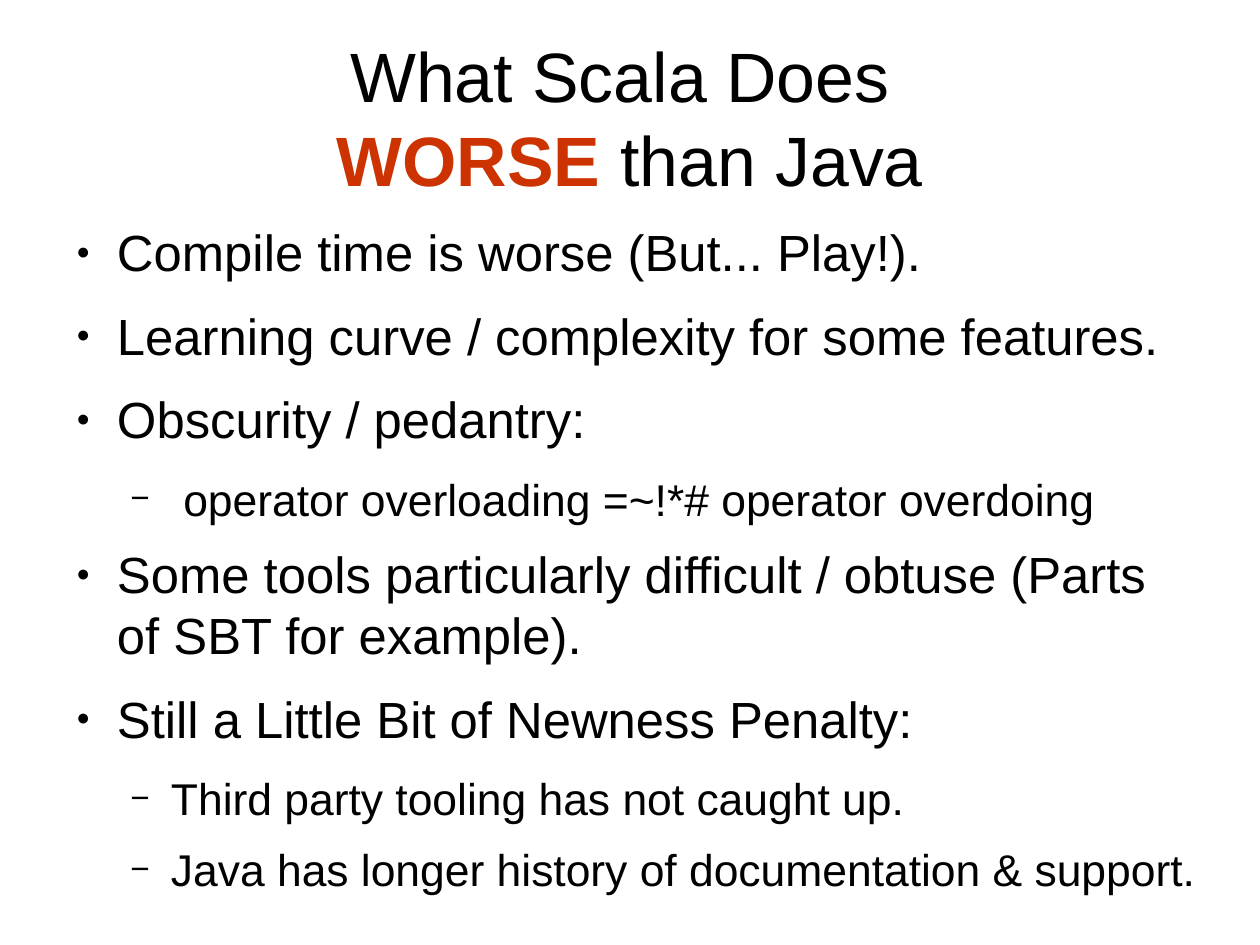
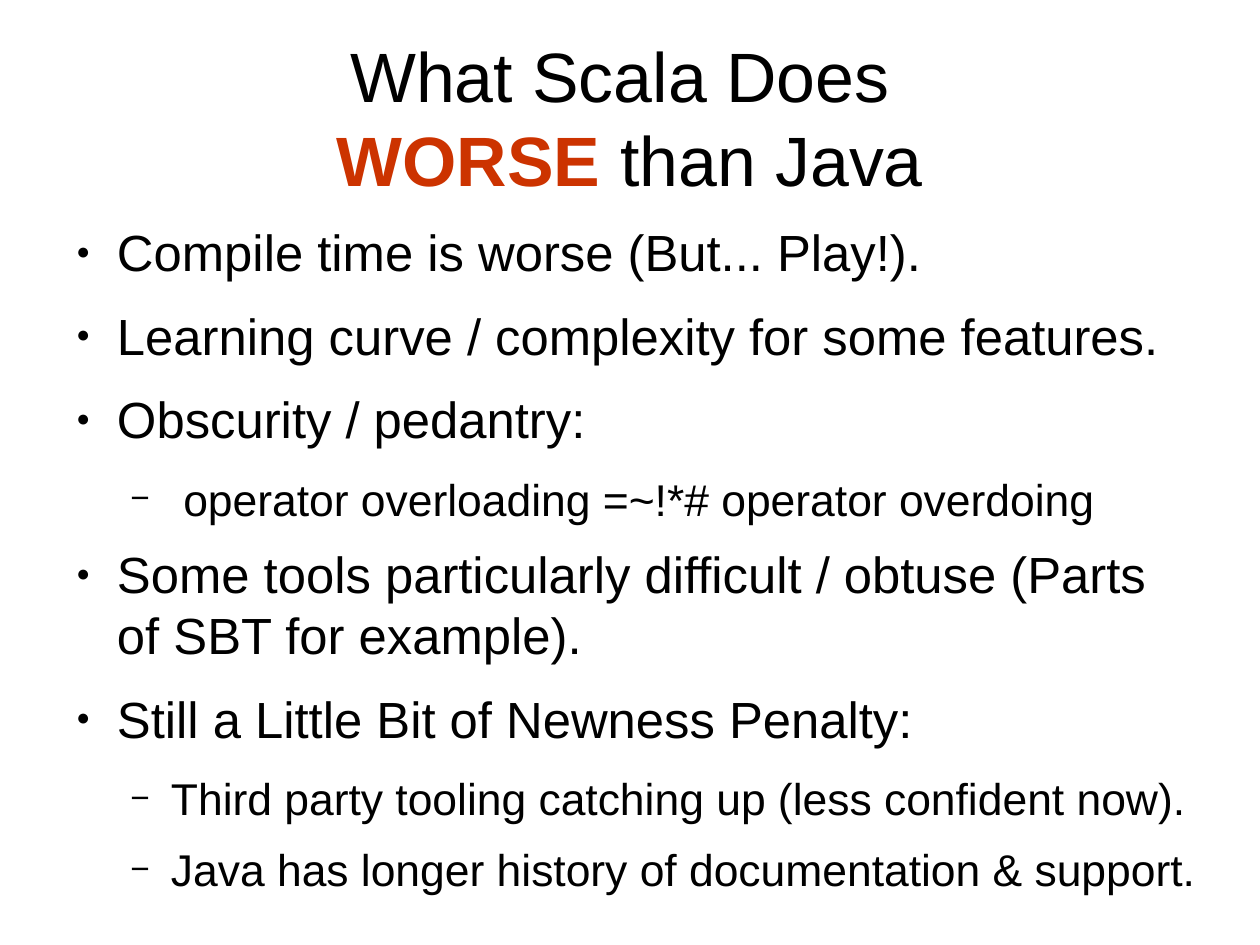
Before and after one commit to JohnLockwood/ScalaTalkSacjug, a slide deck: slide 5 of ScalaDecember2014.odp (slide 6 before the commit). Drawn at 1260x945 pixels with LibreOffice and Linux fonts; fonts in the diff are those of the drawing. Boxes give left, top, right and bottom in pixels: in the first picture for what was removed or moved away, otherwise in the second. Text is boxed around its words. In the diff, an @@ line names an element or a change of style, - is before the commit and + after.

```diff
--- a/ScalaDecember2014.odp
+++ b/ScalaDecember2014.odp
@@ text at [171, 782, 1186, 824]: text changed @@
-  − Third party tooling has not caught up.
+  − Third party tooling catching up (less confident now).
```
Also in this commit, not shown: 4 other slides changed, 4 slides added, 1 slide removed, 9 other files.
